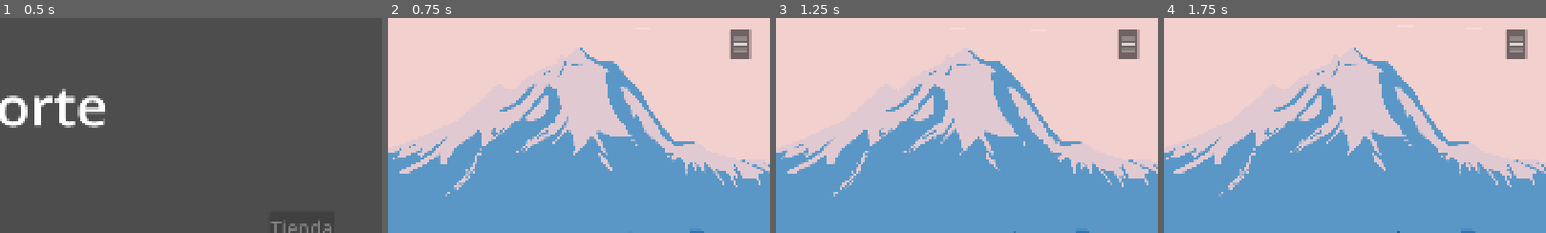
Above: before the commit, frames 1-4 (left to right).
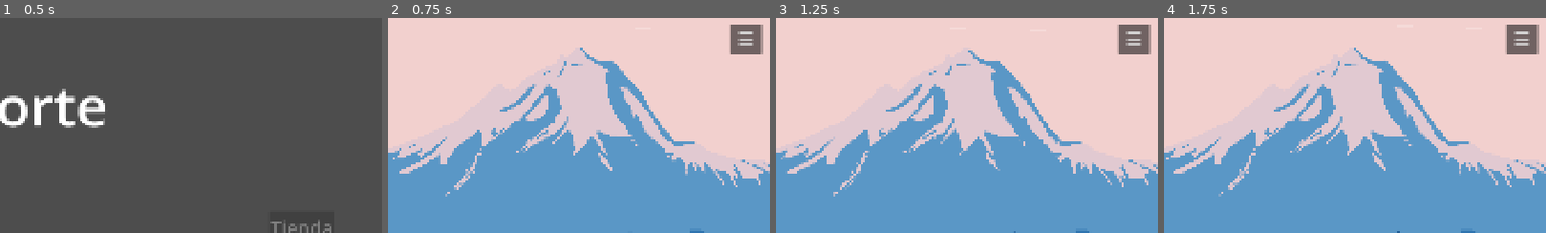
Above: after the commit, the same moments.

Repository: TomasMoreno21/El-Norte
Game: Godot game, scene res://scenes/menu/menu.tscn
Same seed, same stepped clock (60 frames per second), same inputs: the game is played once before the commit and once after it. The engine's default icon, where the game draws it, is replaced by a stand-in: a white triangle on a blue panel in a dark square.
Inputs (mouse positions are % of the whole screen's width and height, from its top left):
- Up to frame 1 (0.5 s): no input
- Up to frame 2 (0.75 s): click "JUGAR" at 0.5 s
- Up to frame 3 (1.25 s): no input
- Up to frame 4 (1.75 s): tap Enter at 1.25 s; move the mouse to (72, 45) at 1.27 s; hold D from 1.28 s (still down); tap Tab at 1.35 s; click (72, 45) at 1.42 s; tap Space at 1.52 s
The pictures show only the part of the screen within x 50-100%, y 0-50%; the shares and areas given below are measured in that part.

Frame 1 is identical in both runs. In frame 2, 1.0% of the frame differs, in the area x 89-99%, y 3-20%; in frame 3, 1.0%; in frame 4, 1.0%.

Commit message:
fix: hud pausa posicion esquina superior derecha

Diff:
--- a/scenes/hud/hud.tscn
+++ b/scenes/hud/hud.tscn
@@ -173,13 +173,16 @@
 horizontal_alignment = 1
 
 [node name="PauseBtn" type="Button" parent="." unique_id=1516378720]
-anchors_preset = 10
-anchor_right = 1.0
-offset_left = 1820.0
-offset_top = 29.0
-offset_right = -49.0
-offset_bottom = 104.0
-grow_horizontal = 2
+anchors_preset = 1
+anchor_left = 1.0
+anchor_top = 0.0
+anchor_right = 1.0
+anchor_bottom = 0.0
+offset_left = -100.0
+offset_top = 16.0
+offset_right = -20.0
+offset_bottom = 80.0
+grow_horizontal = 0
 theme_override_font_sizes/font_size = 48
 text = "☰"
 
